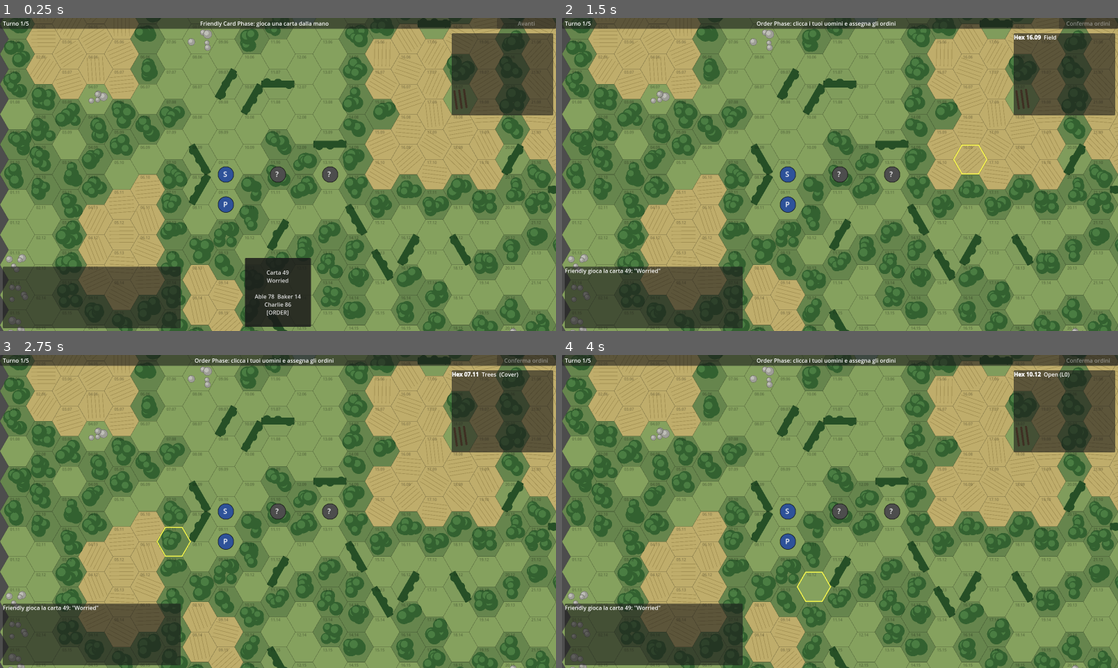
Above: before the commit, frames 1-4 (two rows, left to right).
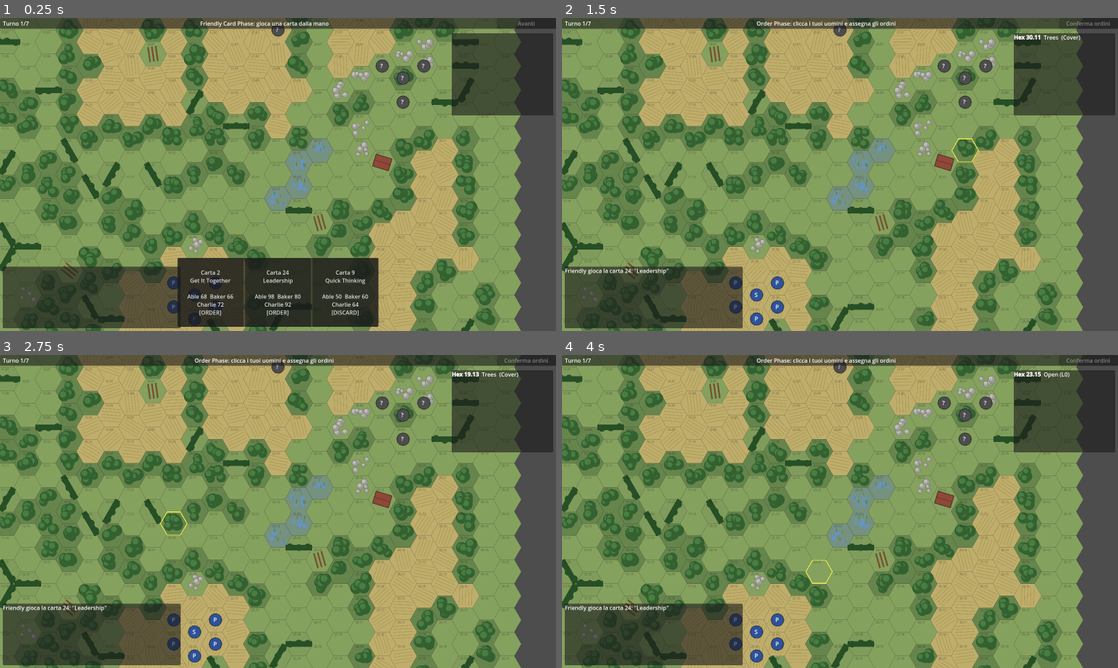
Above: after the commit, the same moments.

Repository: Tannoiser2/Combat
Game: Godot game, scene res://scenes/Main.tscn
Two runs of this game, one before a commit and one after it. Both use one fixed random seed, a clock stepped at 60 frames per second and the inputs below.
Inputs (mouse positions are in pixels of both pictures, inside the frame that each line leads up to):
- Up to frame 1 (0.25 s): no input
- Up to frame 2 (1.5 s): click (840, 293) at 0.5 s, where only the run before the commit has a clickable "Carta 49 Worried Able 78 Bake…"; tap Enter at 1.25 s; move the mouse to (962, 158) at 1.27 s; click (962, 158) at 1.42 s
- Up to frame 3 (2.75 s): tap Space at 2 s; drag from (166, 527) to (250, 574) at 2.02 s
- Up to frame 4 (4 s): tap Enter at 2.75 s; move the mouse to (895, 442) at 2.77 s; click (895, 442) at 2.92 s; tap Space at 3.5 s; drag from (812, 574) to (673, 464) at 3.52 s

The runs differ from the first frame. In frame 1, 72% of the frame differs, in the area x 0-100%, y 0-100%; in frame 2, 71%; in frame 3, 71%; in frame 4, 71%.

Commit message:
Primo scenario dal libro: 'A Meeting of Patrols' (Introductory 1)
- engine/Scenario.gd: formato dati dichiarativo per gli scenari +
  build(state, id). intro1 sulla Hedgerows: pattuglia di 6 uomini
  (Opzione 1) schierata, coppa nemica di 17 personaggi mescolata e
  piazzata coperta ai 12 hex di setup, 7 turni, mano da 3.
- GameState.hand_limit variabile (Starting Hand Size dello scenario).
- Main.gd: costruisce intro1 invece del setup a mano; camera sull'area.
- Profili TQ per ruolo provvisori (da rifinire dai segnalini).
- TODO regole speciali: ordini forzati al turno 1, rinforzi al turno 4,
  bussola/vento, Dummy, uscita dal bordo, condizioni di vittoria.

Verificato sotto Xvfb: coppa mescolata e schierata, i nemici avanzano
verso la pattuglia (Evade/Sneak/Grenade dalle Enemy Card).

https://claude.ai/code/session_01LKFjMqDEfc8x3wh8YC9MqX

Diff:
--- a/engine/GameState.gd
+++ b/engine/GameState.gd
@@ -40,7 +40,9 @@
 
 # Mazzo delle Friendly Card (Rule 5.0): mano, mazzo, scarti e la carta
 # giocata sull'Initiative Track in questo turno (-1 = nessuna).
+# Il limite della mano dipende dallo scenario (Starting Hand Size).
 const HAND_LIMIT := 5
+var hand_limit: int = HAND_LIMIT
 var friendly_deck: Array[int] = []
 var friendly_discard: Array[int] = []
 var friendly_hand: Array[int] = []
--- /dev/null
+++ b/engine/Scenario.gd
@@ -0,0 +1,125 @@
+## Scenari dal Combat! Scenario Book: dati puri + costruzione del GameState.
+##
+## Ogni scenario e' un Dictionary dichiarativo (mappa, forze, schieramento,
+## regole speciali). build() lo traduce in una partita pronta da giocare.
+## Si aggiungono nuovi scenari aggiungendo voci a SCENARIOS: e' solo dati.
+##
+## Valori di TQ per ruolo PROVVISORI (vanno letti dai segnalini Vassal):
+## sono ragionevoli ma da rifinire. I numeri accanto ai ruoli nel libro
+## sono gli ID dei segnalini, non la TQ.
+class_name Scenario
+extends RefCounted
+
+const D := preload("res://engine/Domain.gd")
+
+# Profilo per ruolo: TQ, leadership, arma, WS. Approssimazioni da rifinire.
+const ROLE := {
+	"Recruit": {"tq": 3, "ldr": 0, "weapon": "KAR 98K", "ws": 3},
+	"Rifleman": {"tq": 4, "ldr": 0, "weapon": "KAR 98K", "ws": 4},
+	"Veteran": {"tq": 6, "ldr": 0, "weapon": "KAR 98K", "ws": 6},
+	"NCO": {"tq": 5, "ldr": 2, "weapon": "MP40", "ws": 5},
+	"Sniper": {"tq": 6, "ldr": 0, "weapon": "KAR 98K", "ws": 8},
+	# Friendly
+	"Leader": {"tq": 6, "ldr": 3, "weapon": "M3 Grease Gun", "ws": 7},
+	"US Rifleman": {"tq": 5, "ldr": 0, "weapon": "M1 Garand", "ws": 5},
+	"BAR Gunner": {"tq": 5, "ldr": 0, "weapon": "BAR", "ws": 5},
+}
+
+const SCENARIOS := {
+	"intro1": {
+		"name": "A Meeting of Patrols",
+		"map": "hedgerows",
+		"turns": 7,
+		"hand_limit": 3,
+		# Pattuglia di 6 uomini (Opzione 1), schierata nel triangolo
+		# 18.14/18.19/28.19.
+		"friendly": [
+			{"name": "Sgt Taylor", "role": "Leader", "team": "Able",
+				"pos": "20,17", "counter": "US-Able-Sgt-Taylor"},
+			{"name": "Pvt Able-1", "role": "US Rifleman", "team": "Able", "pos": "19,17"},
+			{"name": "Pvt Able-2", "role": "US Rifleman", "team": "Able", "pos": "21,17"},
+			{"name": "Pvt Charlie-1", "role": "US Rifleman", "team": "Charlie", "pos": "19,18"},
+			{"name": "Pvt Charlie-2", "role": "US Rifleman", "team": "Charlie", "pos": "20,18"},
+			{"name": "Pvt Charlie-3", "role": "US Rifleman", "team": "Charlie", "pos": "21,18"},
+		],
+		# La "Coppa": personaggi reali mescolati e piazzati coperti nei
+		# 12 hex di setup (i Dummy del libro sono un TODO).
+		"enemy_cup": [
+			{"name": "Blue Recruit", "role": "Recruit", "team": "Blue"},
+			{"name": "Blue Recruit", "role": "Recruit", "team": "Blue"},
+			{"name": "Blue Recruit", "role": "Recruit", "team": "Blue"},
+			{"name": "Blue Recruit", "role": "Recruit", "team": "Blue"},
+			{"name": "Blue Rifleman", "role": "Rifleman", "team": "Blue"},
+			{"name": "Blue Rifleman", "role": "Rifleman", "team": "Blue"},
+			{"name": "Blue Rifleman", "role": "Rifleman", "team": "Blue"},
+			{"name": "Blue NCO", "role": "NCO", "team": "Blue"},
+			{"name": "Red NCO", "role": "NCO", "team": "Red"},
+			{"name": "Red Veteran", "role": "Veteran", "team": "Red"},
+			{"name": "Red Rifleman", "role": "Rifleman", "team": "Red"},
+			{"name": "Red Rifleman", "role": "Rifleman", "team": "Red"},
+			{"name": "Red Rifleman", "role": "Rifleman", "team": "Red"},
+			{"name": "Red Recruit", "role": "Recruit", "team": "Red"},
+			{"name": "Red Recruit", "role": "Recruit", "team": "Red"},
+			{"name": "Red Recruit", "role": "Recruit", "team": "Red"},
+			{"name": "Red Sniper", "role": "Sniper", "team": "Red"},
+		],
+		"enemy_setup": [
+			"22,5", "23,5", "24,5", "24,6", "27,4", "28,3",
+			"29,4", "30,4", "29,8", "30,8", "30,9", "31,8",
+		],
+		# TODO regole speciali: ordini forzati Evade/Sneak al turno 1
+		# (SR10), rinforzi al turno 4 (SR11), bussola/vento, Dummy,
+		# uscita dal bordo per i nemici (SR13).
+	},
+}
+
+
+# Costruisce la partita per lo scenario indicato.
+static func build(state: GameState, scenario_id: String) -> void:
+	assert(SCENARIOS.has(scenario_id), "Scenario sconosciuto: %s" % scenario_id)
+	var sc: Dictionary = SCENARIOS[scenario_id]
+	state.max_turns = sc["turns"]
+	state.hand_limit = sc["hand_limit"]
+	Boards.fill(state, sc["map"])
+
+	for f in sc["friendly"]:
+		state.characters.append(_make(f, D.Side.FRIENDLY))
+
+	# Coppa nemica: mescola e piazza ai setup hex (coperti = alerted ma
+	# non known, finche' il giocatore non li individua).
+	var cup: Array = sc["enemy_cup"].duplicate()
+	_shuffle(cup, state.rng)
+	var hexes: Array = sc["enemy_setup"]
+	for i in range(min(cup.size(), hexes.size())):
+		var e := _make(cup[i], D.Side.ENEMY)
+		var p: PackedStringArray = String(hexes[i]).split(",")
+		e.position = Vector2i(int(p[0]), int(p[1]))
+		e.alerted = true
+		state.characters.append(e)
+
+	# Mano iniziale (Starting Hand Size).
+	for i in range(state.hand_limit):
+		state.friendly_hand.append(state.draw_friendly_card())
+
+
+# Crea un Character da una voce di scenario applicando il profilo del ruolo.
+static func _make(entry: Dictionary, side: int) -> Character:
+	var prof: Dictionary = ROLE[entry["role"]]
+	var c := Character.new(entry["name"].to_lower().replace(" ", "_"),
+		entry["name"], side, entry["team"])
+	c.troop_quality = prof["tq"]
+	c.leadership = prof["ldr"]
+	c.weapon_skills = {prof["weapon"]: prof["ws"]}
+	c.counter = entry.get("counter", "")
+	if entry.has("pos"):
+		var p: PackedStringArray = String(entry["pos"]).split(",")
+		c.position = Vector2i(int(p[0]), int(p[1]))
+	return c
+
+
+static func _shuffle(arr: Array, rng: RandomNumberGenerator) -> void:
+	for i in range(arr.size() - 1, 0, -1):
+		var j := rng.randi_range(0, i)
+		var tmp = arr[i]
+		arr[i] = arr[j]
+		arr[j] = tmp
--- a/engine/TurnSequence.gd
+++ b/engine/TurnSequence.gd
@@ -18,7 +18,7 @@
 		state.friendly_hand.append(state.draw_friendly_card())
 	# TODO SOP 1b: aggiungere le carte messe da parte da un Plan riuscito.
 	# SOP 1c: scelta del giocatore; policy provvisoria: si scartano le prime.
-	while state.friendly_hand.size() > GameState.HAND_LIMIT:
+	while state.friendly_hand.size() > state.hand_limit:
 		state.friendly_discard.append(state.friendly_hand.pop_front())
 
 
--- a/scenes/Main.gd
+++ b/scenes/Main.gd
@@ -37,19 +37,22 @@
 func _ready() -> void:
 	auto_play = not OS.get_environment("COMBAT_AUTO").is_empty()
 
+	state = GameState.new()
+	state.rng.seed = hash("combat-test")
+	Scenario.build(state, "intro1")
+
 	map_view = MapView.new()
 	# Con la scansione in assets/maps si gioca sull'artwork vero; senza
 	# (es. build web: le scansioni non sono nel repo) la stessa mappa
 	# viene disegnata proceduralmente dal terreno di Boards.gd.
-	if not map_view.load_board("hedgerows"):
-		print("Scansione non trovata: Hedgerows in modalita' procedurale")
-	state = _make_hedgerows_state()
+	if not map_view.load_board(Scenario.SCENARIOS["intro1"]["map"]):
+		print("Scansione non trovata: mappa in modalita' procedurale")
 	map_view.state = state
 	add_child(map_view)
 
 	camera = Camera2D.new()
-	camera.position = map_view.hex_center(11, 10)
-	var z := 75.0 / map_view.cell.x
+	camera.position = map_view.hex_center(24, 12)  # centro dell'azione
+	var z := 60.0 / map_view.cell.x
 	camera.zoom = Vector2(z, z)
 	add_child(camera)
 
@@ -333,51 +336,3 @@
 		return
 	await RenderingServer.frame_post_draw
 	get_viewport().get_texture().get_image().save_png(path)
-
-
-# ------------------------------------------------------- stati di prova
-
-# Partita di prova sulla mappa The Hedgerows, terreno da engine/Boards.gd.
-func _make_hedgerows_state() -> GameState:
-	var state_ := GameState.new()
-	state_.max_turns = 5
-	state_.rng.seed = hash("combat-test")
-	Boards.fill(state_, "hedgerows")
-
-	var taylor := Character.new("taylor", "Sgt Taylor", Domain.Side.FRIENDLY, "Able")
-	taylor.troop_quality = 6
-	taylor.leadership = 3
-	taylor.weapon_skills = {"SMG": 7}
-	taylor.position = Vector2i(9, 10)
-	taylor.counter = "US-Able-Sgt-Taylor"
-	state_.characters.append(taylor)
-
-	var miller := Character.new("miller", "Pvt Miller", Domain.Side.FRIENDLY, "Able")
-	miller.troop_quality = 5
-	miller.weapon_skills = {"Rifle": 5}
-	miller.position = Vector2i(9, 11)
-	miller.counter = "US-Baker-Pvt-Miller"
-	state_.characters.append(miller)
-
-	# Jung nel bosco di 11.10 (In Cover), Roth allo scoperto in 13.10.
-	# Nemici Alerted (ricevono ordini) ma non Known: il giocatore vede
-	# solo il retro generico finche' i suoi uomini non li individuano.
-	var jung := Character.new("jung", "Soldat Jung", Domain.Side.ENEMY, "Red")
-	jung.troop_quality = 4
-	jung.weapon_skills = {"Rifle": 3}
-	jung.position = Vector2i(11, 10)
-	jung.counter = "GE-RedTeam-Soldat-Jung"
-	jung.alerted = true
-	state_.characters.append(jung)
-
-	var roth := Character.new("roth", "Soldat Roth", Domain.Side.ENEMY, "Red")
-	roth.troop_quality = 5
-	roth.weapon_skills = {"Rifle": 4}
-	roth.position = Vector2i(13, 10)
-	roth.morale = Domain.Morale.SHAKEN
-	roth.counter = "GE-RedTeam-Soldat-Roth"
-	roth.alerted = true
-	state_.characters.append(roth)
-
-	state_.initiative_order = ["Able", "Red"]
-	return state_
